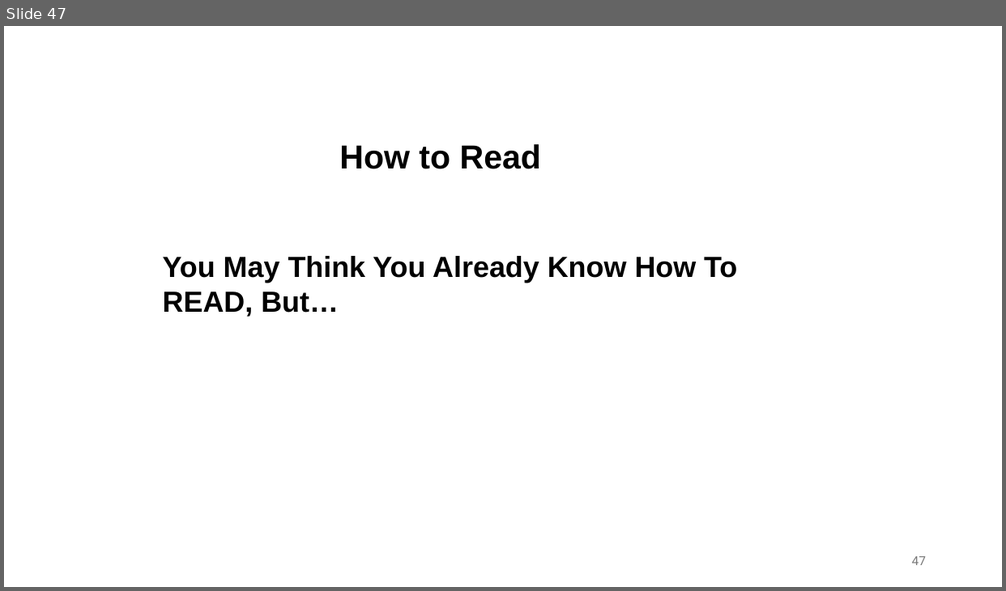
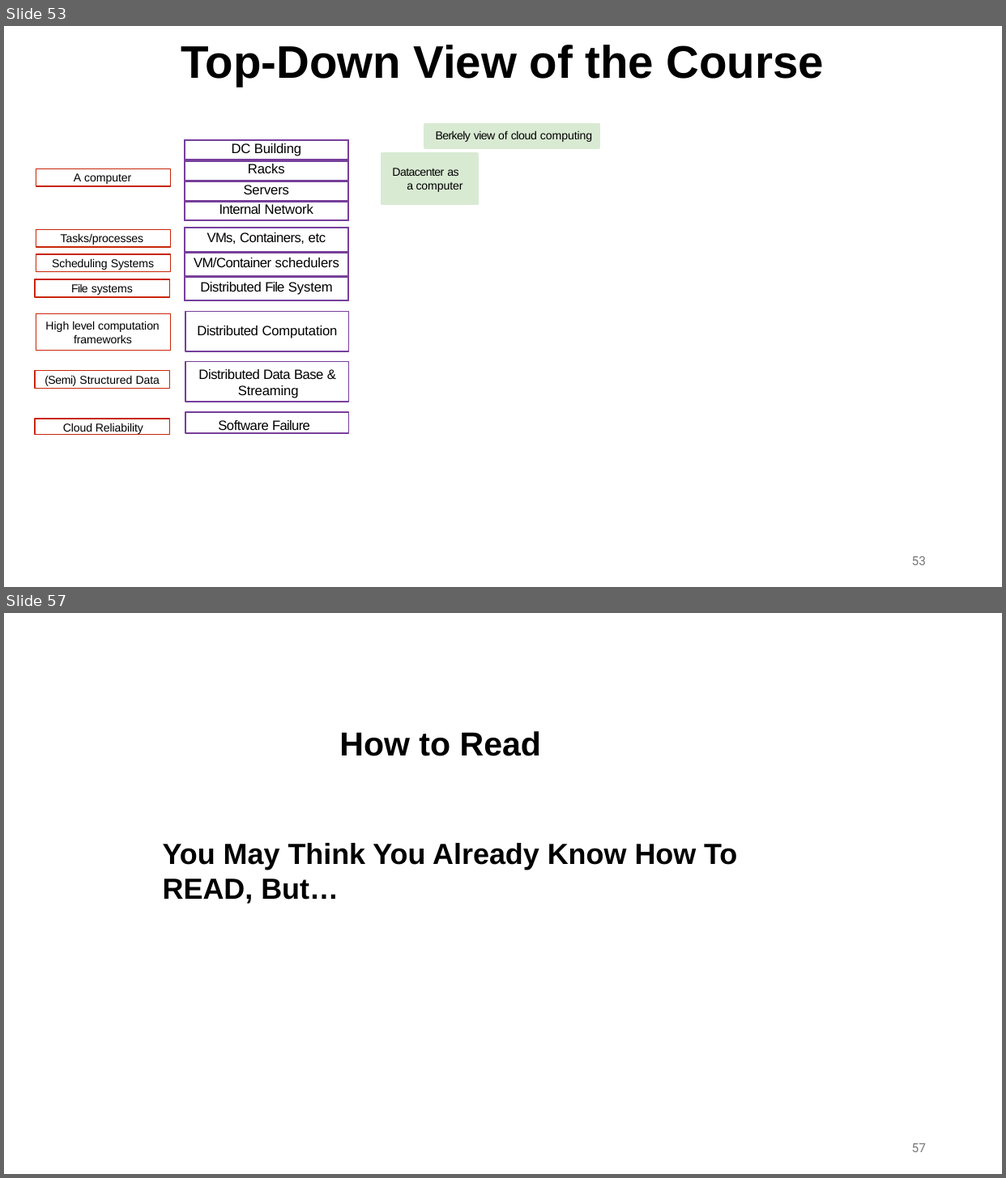
Before and after one commit to ec528/ec528.github.io, a slide deck: slides/fall26/1-introduction.pptx. Shown one above the other, each under a label of ours: slide 47 before the commit, slides 53 and 57 after it; the slides between them are not shown. The pictures are 1006x591 and 1006x1178 pixels, drawn with LibreOffice and Linux fonts; fonts in the diff are those of the drawing. Boxes give left, top, right and bottom in pixels: in the first picture for what was removed or moved away, otherwise in the second. Text is boxed around its words. In the diff, an @@ line names an element or a change of style, - is before the commit and + after.

```diff
--- a/slides/fall26/1-introduction.pptx
+++ b/slides/fall26/1-introduction.pptx
@@ slide 53 added at (x1=4, y1=26, x2=1002, y2=587), background #FFFFFF @@
@@ text added at (x1=181, y1=45, x2=824, y2=86), 44 pt, text #000000, bold @@
+Top-Down View of the Course
@@ table added at (x1=185, y1=140, x2=347, y2=220), 4 rows, 1 columns @@
+DC Building
+Racks
+Servers
+Internal Network
@@ freeform shape added at (x1=424, y1=124, x2=599, y2=148), fill #D9EAD3 @@
@@ freeform shape added at (x1=424, y1=124, x2=599, y2=148), outline #D9EAD3 2.01 pt @@
@@ text added at (x1=436, y1=130, x2=592, y2=142), 11 pt, text #000000 @@
+Berkely view of cloud computing
@@ rectangle added at (x1=36, y1=169, x2=170, y2=187), outline #C82506 0.99 pt, 11 pt, text #000000 @@
+A computer
@@ freeform shape added at (x1=382, y1=154, x2=477, y2=205), fill #D9EAD3 @@
@@ freeform shape added at (x1=382, y1=154, x2=477, y2=205), outline #D9EAD3 2.01 pt @@
@@ text added at (x1=392, y1=168, x2=463, y2=192), 11 pt, text #000000 @@
+Datacenter as a computer
@@ rectangle added at (x1=36, y1=229, x2=170, y2=248), outline #C82506 0.99 pt, 11 pt, text #000000 @@
+Tasks/processes
@@ table added at (x1=185, y1=228, x2=348, y2=301), 3 rows, 1 columns @@
+VMs, Containers, etc
+VM/Container schedulers
+Distributed File System
@@ rectangle added at (x1=36, y1=254, x2=170, y2=272), outline #C82506 0.99 pt, 11 pt, text #000000 @@
+Scheduling Systems
@@ rectangle added at (x1=35, y1=280, x2=169, y2=297), outline #C82506 0.99 pt, 11 pt, text #000000 @@
+File systems
@@ rectangle added at (x1=36, y1=314, x2=170, y2=351), outline #C82506 0.99 pt, 11 pt, text #000000 @@
+High level computation frameworks
@@ rectangle added at (x1=185, y1=312, x2=348, y2=352), outline #773F9B 1.44 pt, 13 pt, text #000000 @@
+Distributed Computation
@@ rectangle added at (x1=185, y1=362, x2=348, y2=402), outline #773F9B 1.44 pt, 13 pt, text #000000 @@
+Distributed Data Base & Streaming
@@ rectangle added at (x1=35, y1=371, x2=169, y2=389), outline #C82506 0.99 pt, 11 pt, text #000000 @@
+(Semi) Structured Data
@@ rectangle added at (x1=185, y1=413, x2=348, y2=434), outline #773F9B 1.44 pt, 13 pt, text #000000 @@
+Software Failure
@@ rectangle added at (x1=35, y1=419, x2=169, y2=435), outline #C82506 0.99 pt, 11 pt, text #000000 @@
+Cloud Reliability
@@ page number added at (x1=912, y1=557, x2=926, y2=565), 12 pt, text #797979 @@
+53
@@ what was slide 47 is now slide 57 @@
@@ page number at (x1=912, y1=1144, x2=926, y2=1152): text changed @@
-47
+57
```
Also in this commit, not shown: 17 slides changed, 10 other slides added, 1 slide removed, 1 other file.
